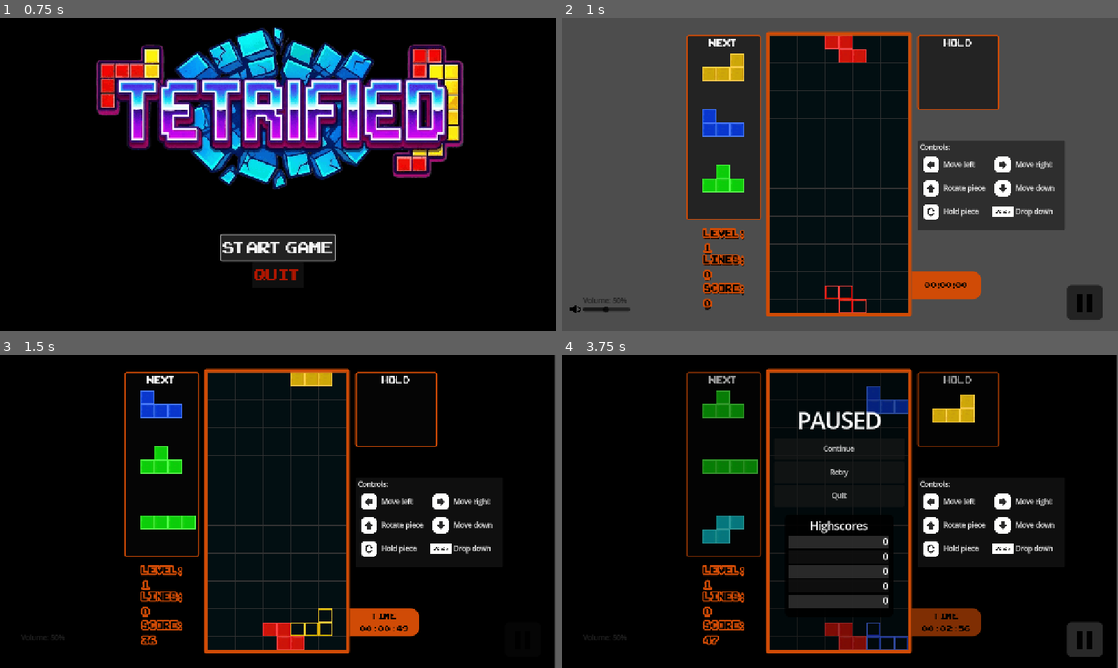
Above: before the commit, frames 1-4 (two rows, left to right).
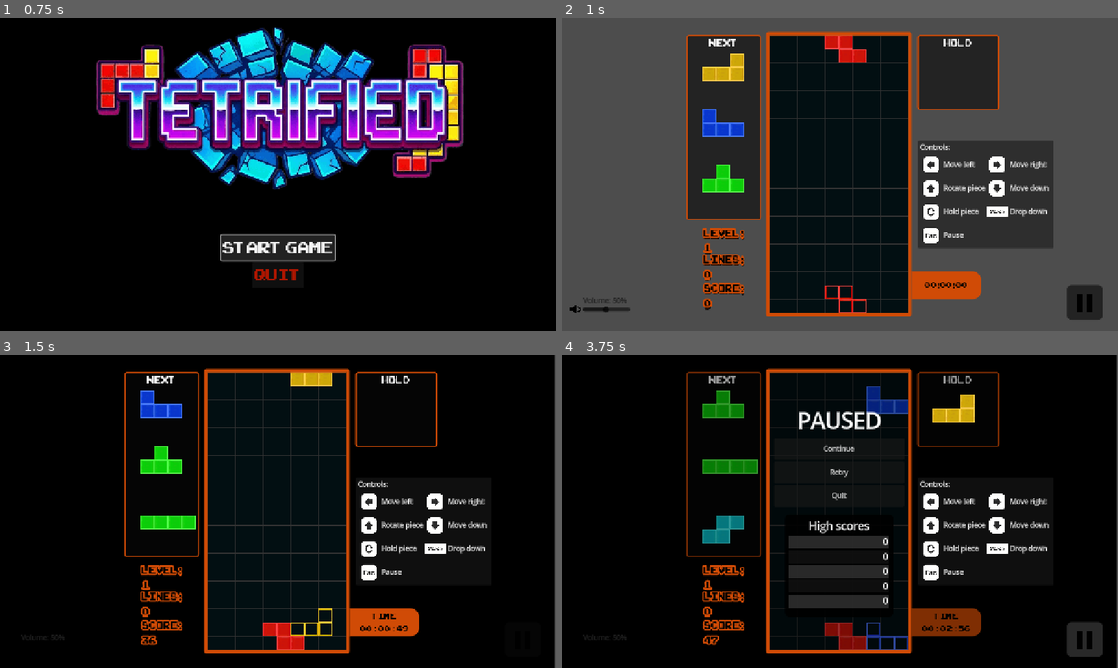
Above: after the commit, the same moments.

Repository: THeikkila91/R12-Gamejam
Game: Godot game, scene res://scenes/Start_screen.tscn
The game is run twice, just before and just after one commit, with the same random seed, the same clock (stepped at 60 frames per second) and the same inputs. Video files are missing from this copy of the repository; at most half a second of black plays in their place.
Inputs (mouse positions are in pixels of both pictures, inside the frame that each line leads up to):
- Up to frame 1 (0.75 s): click "START GAME" at 0.5 s
- Up to frame 2 (1 s): no input
- Up to frame 3 (1.5 s): move the mouse to (400, 495) at 1.27 s; hold Right (move_right) from 1.28 s (still down); hold Space (hard_drop) from 1.28 s (still down)
- Up to frame 4 (3.75 s): move the mouse to (728, 527) at 2.02 s; release Right (move_right) at 2.03 s; release Space (hard_drop) at 2.03 s; hold Down (move_down) 2.03-2.78 s; tap Up (rotation) at 2.1 s; move the mouse to (895, 442) at 2.77 s; hold Right (move_right) 2.78-3.5 s; hold C (swap_piece) 2.78-3.5 s; click (1084, 639) at 3.5 s

Frame 1 is identical in both runs. In frame 2, 2.6% of the frame differs, in the area x 64-91%, y 39-74%; in frame 3, 0.9%; in frame 4, 1.1%.

Commit message:
UI: Esc näppäin lisätty ja high scores tekstin muutos

Diff:
--- a/r-12-gamejam/scenes/game.tscn
+++ b/r-12-gamejam/scenes/game.tscn
@@ -22,6 +22,7 @@
 [ext_resource type="Texture2D" uid="uid://4366uhvbhue0" path="res://assets/T_Space_Key_White.png" id="14_e1j6l"]
 [ext_resource type="AudioStream" uid="uid://b4ewfffnt54f6" path="res://Gameover.mp3" id="14_ir15t"]
 [ext_resource type="AudioStream" uid="uid://74k1qh2n0kbx" path="res://Hover.mp3" id="15_ca42v"]
+[ext_resource type="Texture2D" uid="uid://xccw1pd4bnhn" path="res://assets/T_Esc_Key_White.png" id="15_pl11u"]
 [ext_resource type="Texture2D" uid="uid://cgf1o7qs8vfy6" path="res://assets/speaker-volume-button_61978.png" id="16_e1j6l"]
 [ext_resource type="AudioStream" uid="uid://knos4hi6auq5" path="res://Buttonpress.mp3" id="16_rysoc"]
 
@@ -274,7 +275,7 @@
 [node name="HighscoreLabel" type="Label" parent="UI/GameOverMenu/VBoxContainer/HighscorePanel/MarginContainer/GameOverHighscoreContainer"]
 layout_mode = 2
 theme_override_font_sizes/font_size = 25
-text = "Highscores"
+text = "HIgh scores"
 horizontal_alignment = 1
 vertical_alignment = 1
 
@@ -394,7 +395,7 @@
 [node name="HighscoreLabel" type="Label" parent="UI/PauseMenu/VBoxContainer/HighscorePanel/MarginContainer/HighscoreContainer"]
 layout_mode = 2
 theme_override_font_sizes/font_size = 25
-text = "Highscores"
+text = "High scores"
 horizontal_alignment = 1
 vertical_alignment = 1
 
@@ -509,8 +510,8 @@
 layout_mode = 0
 offset_left = 398.0
 offset_top = 243.0
-offset_right = 737.0
-offset_bottom = 449.0
+offset_right = 711.0
+offset_bottom = 491.0
 
 [node name="MarginContainer" type="MarginContainer" parent="UI/KeyBindsPanel"]
 layout_mode = 2
@@ -627,6 +628,24 @@
 offset_bottom = 35.333336
 size_flags_horizontal = 8
 text = "Drop down"
+
+[node name="VBoxContainer2" type="VBoxContainer" parent="UI/KeyBindsPanel/MarginContainer/VBoxContainer"]
+layout_mode = 2
+size_flags_horizontal = 0
+
+[node name="TextureRect" type="TextureRect" parent="UI/KeyBindsPanel/MarginContainer/VBoxContainer/VBoxContainer2"]
+custom_minimum_size = Vector2(50, 50)
+layout_mode = 2
+texture = ExtResource("15_pl11u")
+expand_mode = 1
+
+[node name="Label" type="Label" parent="UI/KeyBindsPanel/MarginContainer/VBoxContainer/VBoxContainer2/TextureRect"]
+layout_mode = 0
+offset_left = 54.0
+offset_top = 13.0
+offset_right = 127.0
+offset_bottom = 35.333336
+text = "Pause"
 
 [node name="AudioStreamPlayer" type="AudioStreamPlayer" parent="."]
 stream = ExtResource("7_u5sy4")
Binary file added: r-12-gamejam/assets/T_Esc_Key_White.png
Not shown, added: r-12-gamejam/assets/T_Esc_Key_White.png.import
Not shown: 1 places in r-12-gamejam/scenes/game.tscn that only renumber resources
